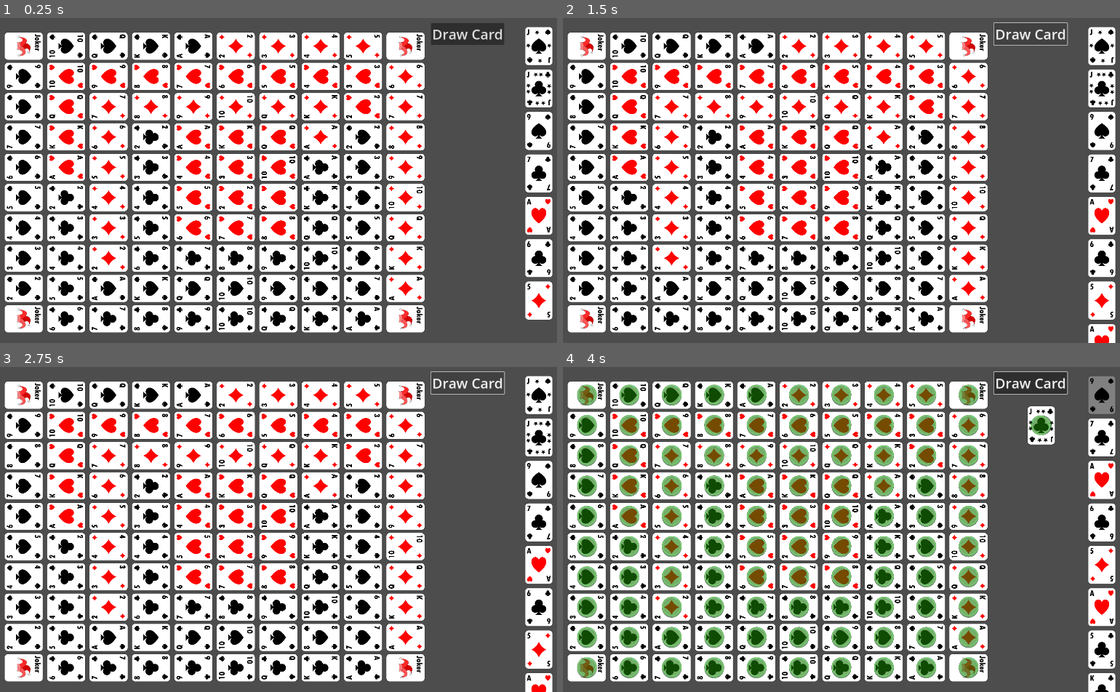
Above: before the commit, frames 1-4 (two rows, left to right).
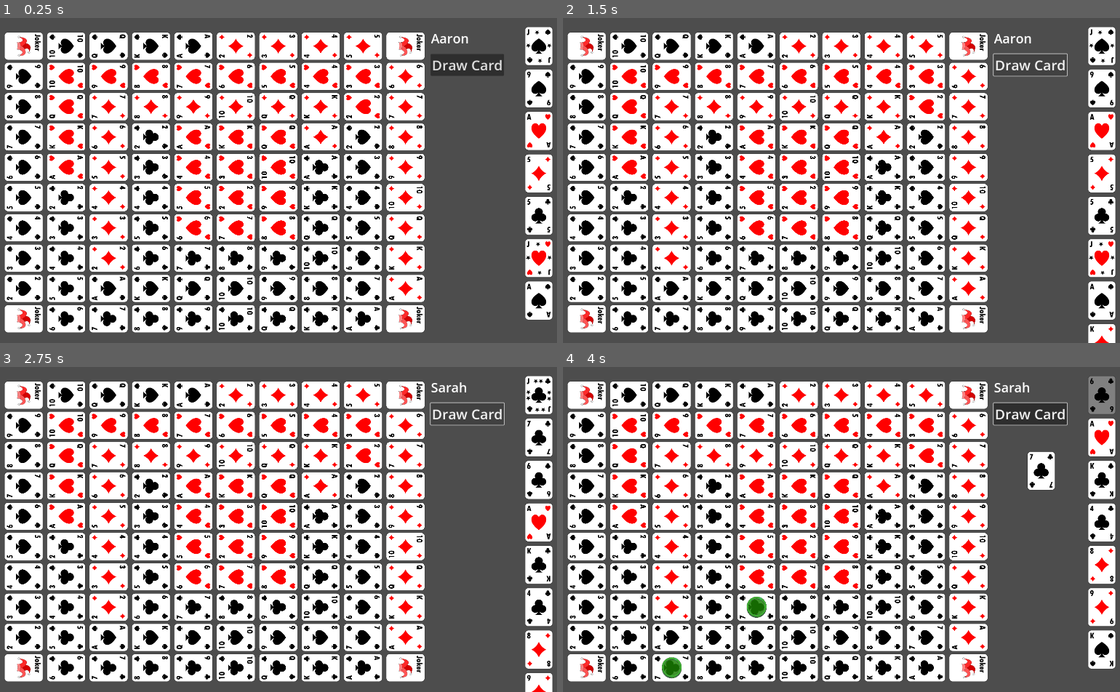
Above: after the commit, the same moments.

Repository: Aaron-Signer/sequence-board-game
Game: Godot game, scene res://scenes/game/game.tscn
Two runs of this game, one before a commit and one after it. Both use one fixed random seed, a clock stepped at 60 frames per second and the inputs below.
Inputs (mouse positions are in pixels of both pictures, inside the frame that each line leads up to):
- Up to frame 1 (0.25 s): no input
- Up to frame 2 (1.5 s): click "Draw Card" at 0.5 s; click "Draw Card" at 1.25 s
- Up to frame 3 (2.75 s): click "Draw Card" at 2 s
- Up to frame 4 (4 s): tap Enter at 2.75 s; move the mouse to (1103, 396) at 2.77 s; press the mouse at (1103, 396) at 2.78 s; tap Space at 3.5 s; release the mouse at (1103, 396) at 3.53 s; click (1103, 396) at 3.6 s

The runs differ from the first frame. In frame 1, 2.5% of the frame differs, in the area x 77-100%, y 1-93%; in frame 2, 1.5%; in frame 3, 1.2%; in frame 4, 22%, in the area x 2-100%, y 1-100%.

Commit message:
Now able to switch between 2 players when drawing cards

Diff:
--- a/scenes/game/card/card.tscn
+++ b/scenes/game/card/card.tscn
@@ -1,7 +1,7 @@
 [gd_scene load_steps=5 format=3 uid="uid://em0jrs7oo0wv"]
 
 [ext_resource type="Script" path="res://scenes/game/card/card.gd" id="1_l5hhv"]
-[ext_resource type="Texture2D" uid="uid://pygu3wsfrldp" path="res://assets/cards/J.png" id="2_4vqkv"]
+[ext_resource type="Texture2D" uid="uid://pygu3wsfrldp" path="res://assets/Cards/J.png" id="2_4vqkv"]
 [ext_resource type="PackedScene" uid="uid://bhagob7t8fdt2" path="res://scenes/game/coin/coin.tscn" id="2_yp3ge"]
 
 [sub_resource type="RectangleShape2D" id="RectangleShape2D_mrf7c"]
--- a/scenes/game/game.gd
+++ b/scenes/game/game.gd
@@ -2,6 +2,7 @@
 
 @export var gcard: PackedScene
 @export var player: PackedScene
+@onready var current_player_name_label: RichTextLabel = $NameLabel
 
 var number_grid = [[0, 10, 12, 13, 14, 2, 3, 4, 5, 0],
 					[9, 10, 9, 8, 7, 6, 5, 4, 3, 6],
@@ -29,14 +30,25 @@
 var player_1: Player = null
 var player_2: Player = null
 
+var current_player: Player = null
+
+var player_list:Array = []
+
 # Called when the node enters the scene tree for the first time.
 func _ready():
+	GameState.card_played.connect(play_card)
+	GameState.current_player.connect(next_player)
+
 	player_1 = player.instantiate()
+	player_1.player_name = "Aaron"
 	add_child(player_1)
+
 	player_2 = player.instantiate()
+	player_2.player_name = "Sarah"
 	add_child(player_2)
 
-	GameState.card_played.connect(play_card)
+	player_list.append(player_1)
+	player_list.append(player_2)
 
 	for row in 10:
 		for col in 10:
@@ -64,12 +76,23 @@
 			card.setup2(board[row][col], true)
 
 	deal_cards()
-	player_1.draw_hand()
+
+	GameState.current_player.emit(player_1)
 
 
 # Called every frame. 'delta' is the elapsed time since the previous frame.
 func _process(delta):
 	pass
+
+func next_player(player: Player) -> void:
+	current_player = player
+	current_player_name_label.text = current_player.player_name
+
+	for i in player_list.size():
+		if player_list[i] != current_player:
+			player_list[i].hide_hand()
+
+	current_player.draw_hand()
 
 func deal_cards():
 	for i in 7:
@@ -77,22 +100,31 @@
 		var card = gcard.instantiate()
 		player_1.add_card_to_hand(card_val)
 
-		#card_val = deck.pop_back()
-		#var card2 = gcard.instantiate()
-		#card2.setup2(card_val, false)
-		#player_2.add_card_to_hand(card)
+		card_val = deck.pop_back()
+		var card2 = gcard.instantiate()
+		player_2.add_card_to_hand(card_val)
 
 func play_card(card: Card):
 	if card != null:
 		var played_card:Card = gcard.instantiate()
 		add_child(played_card)
 		played_card.setup2(card.card_val_glob, false)
-		played_card.position = Vector2(1600 , 200)
+		played_card.position = Vector2(1600 , 350)
 		played_card.rotation = 0
-		player_1.remove_card_from_hand(card)
-		player_1.draw_hand()
+		current_player.remove_card_from_hand(card)
+		current_player.draw_hand()
 
 func _on_button_pressed():
 	var drawn_card_value = deck.pop_back()
-	player_1.add_card_to_hand(drawn_card_value)
-	player_1.draw_hand()
+	current_player.add_card_to_hand(drawn_card_value)
+	current_player.draw_hand()
+	get_next_player()
+
+func get_next_player() -> void:
+	var current_player_index:int = player_list.find(current_player)
+	current_player_index += 1
+
+	if current_player_index == player_list.size():
+		current_player_index = 0
+
+	GameState.current_player.emit(player_list[current_player_index])
--- a/scenes/game/game.tscn
+++ b/scenes/game/game.tscn
@@ -10,11 +10,19 @@
 player = ExtResource("3_2beca")
 
 [node name="Button" type="Button" parent="."]
-offset_left = 1444.0
-offset_top = 24.0
-offset_right = 1686.0
-offset_bottom = 96.0
+offset_left = 1443.0
+offset_top = 126.0
+offset_right = 1685.0
+offset_bottom = 198.0
 theme_override_font_sizes/font_size = 46
 text = "Draw Card"
 
+[node name="NameLabel" type="RichTextLabel" parent="."]
+offset_left = 1444.0
+offset_top = 45.0
+offset_right = 1668.0
+offset_bottom = 106.0
+theme_override_font_sizes/normal_font_size = 43
+text = "Name"
+
 [connection signal="pressed" from="Button" to="." method="_on_button_pressed"]
--- a/scenes/game/player/player.gd
+++ b/scenes/game/player/player.gd
@@ -3,7 +3,8 @@
 
 @export var gcard: PackedScene
 
-var hand = []
+var player_name: String = ""
+var hand: Array[Card] = []
 
 # Called when the node enters the scene tree for the first time.
 func _ready():
@@ -37,3 +38,7 @@
 		card.setup2(temp_hand[i].card_val_glob, false)
 		card.position = Vector2(1800, 100 + i*140)
 		card.rotation = 0
+
+func hide_hand() -> void:
+	for i in hand.size():
+		hand[i].visible = false
--- a/signals/game_state.gd
+++ b/signals/game_state.gd
@@ -11,3 +11,5 @@
 
 signal card_played(card: Card)
 signal coin_played()
+
+signal current_player(player: Player)
Not shown, added: TODO.txt
